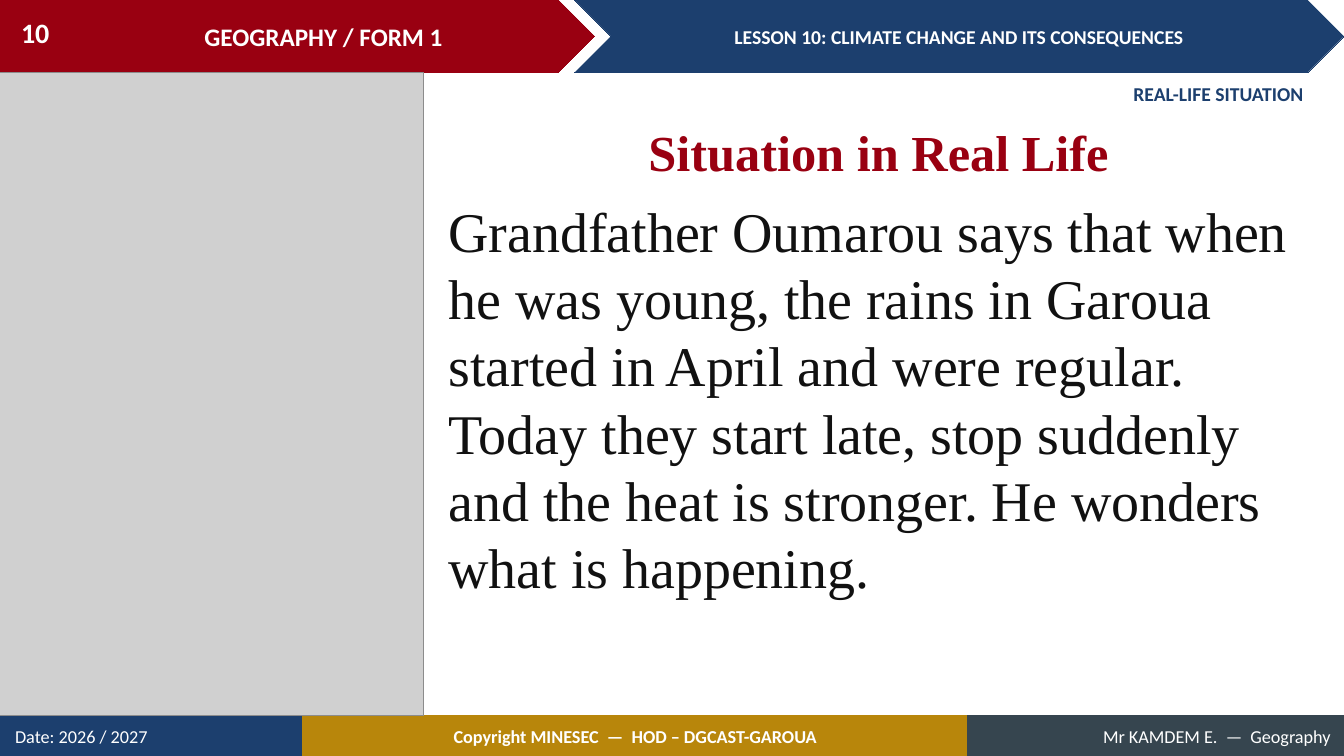
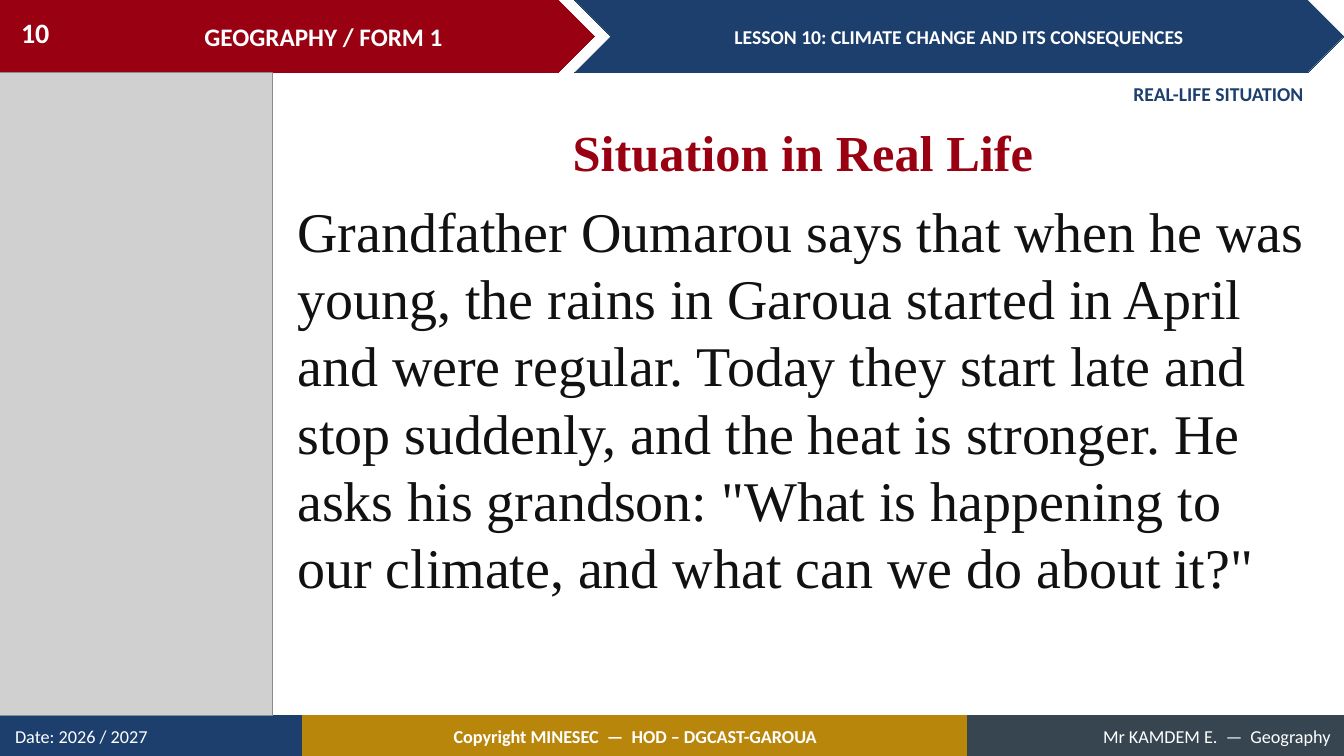
Before and after one commit to Berthautk/linea-github, a slide deck: slide 10 of lecons/F1/18_F1_M3_L10_Climate_Change_and_its_Consequences.pptx. Drawn at 1344x756 pixels with LibreOffice and Linux fonts; fonts in the diff are those of the drawing; grey boxes stand for pictures. Boxes give left, top, right and bottom in pixels: in the first picture for what was removed or moved away, otherwise in the second. Text is boxed around its words. In the diff, an @@ line names an element or a change of style, - is before the commit and + after.

```diff
--- a/lecons/F1/18_F1_M3_L10_Climate_Change_and_its_Consequences.pptx
+++ b/lecons/F1/18_F1_M3_L10_Climate_Change_and_its_Consequences.pptx
@@ picture resized from (x1=0, y1=73, x2=423, y2=716) to (x1=0, y1=73, x2=272, y2=716) @@
@@ text "Situation in Real Life" moved from (x1=648, y1=135, x2=1109, y2=172) to (x1=573, y1=135, x2=1033, y2=172) @@
@@ text at (x1=297, y1=212, x2=1304, y2=597): text changed @@
-Grandfather Oumarou says that when he was young, the rains in Garoua started in April and were regular. Today they start late, stop suddenly and the heat is stronger. He wonders what is happening.
+Grandfather Oumarou says that when he was young, the rains in Garoua started in April and were regular. Today they start late and stop suddenly, and the heat is stronger. He asks his grandson: "What is happening to our climate, and what can we do about it?"
```
Also in this commit, not shown: 23 other slides changed, 16 slides added, 4 slides removed, 31 other files.
